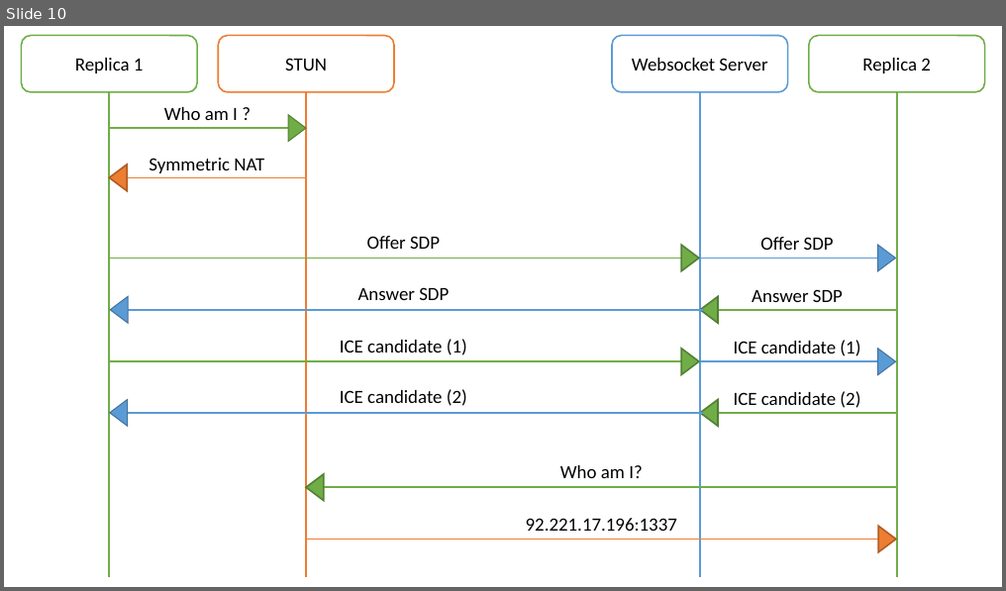
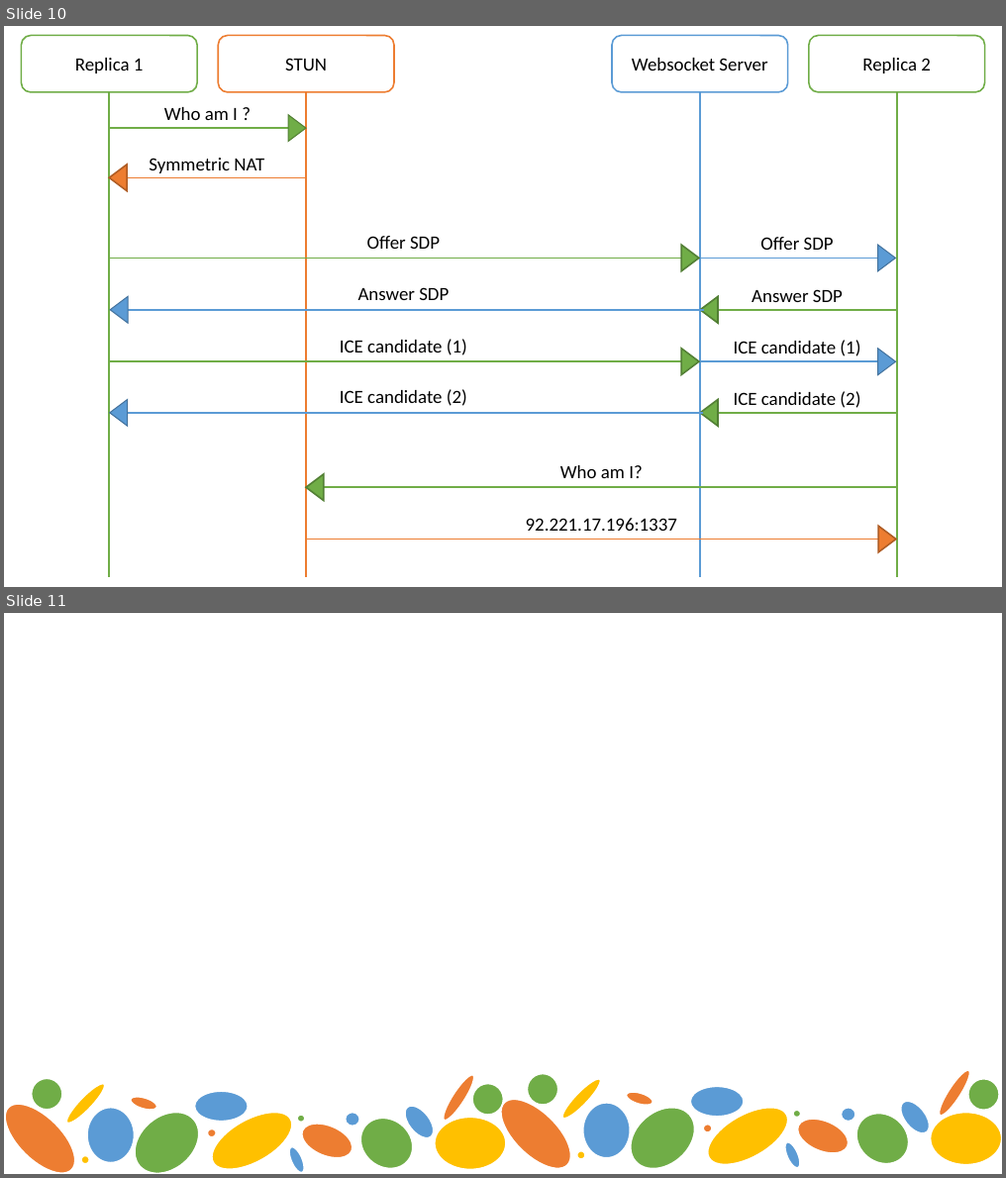
Before and after one commit to sandertungeaspoy/HotstuffWASM, a slide deck: WIP.pptx. Shown one above the other, each under a label of ours: slide 10 before the commit, slides 10 and 11 after it. The pictures are 1006x591 and 1006x1178 pixels, drawn with LibreOffice and Linux fonts; fonts in the diff are those of the drawing. Boxes give left, top, right and bottom in pixels: in the first picture for what was removed or moved away, otherwise in the second. Text is boxed around its words. In the diff, an @@ line names an element or a change of style, - is before the commit and + after.

```diff
--- a/WIP.pptx
+++ b/WIP.pptx
@@ slide 11 added at box(4, 613, 1002, 1174), background #FFFFFF @@
@@ rectangle added at box(4, 613, 1002, 1174), fill #FFFFFF, outline #FFFFFF 1 pt @@
@@ group added at box(4, 1072, 506, 1174): 19 ellipses @@
@@ group added at box(489, 1067, 1002, 1174): 19 ellipses @@
```
Also in this commit, not shown: 4 other files.
